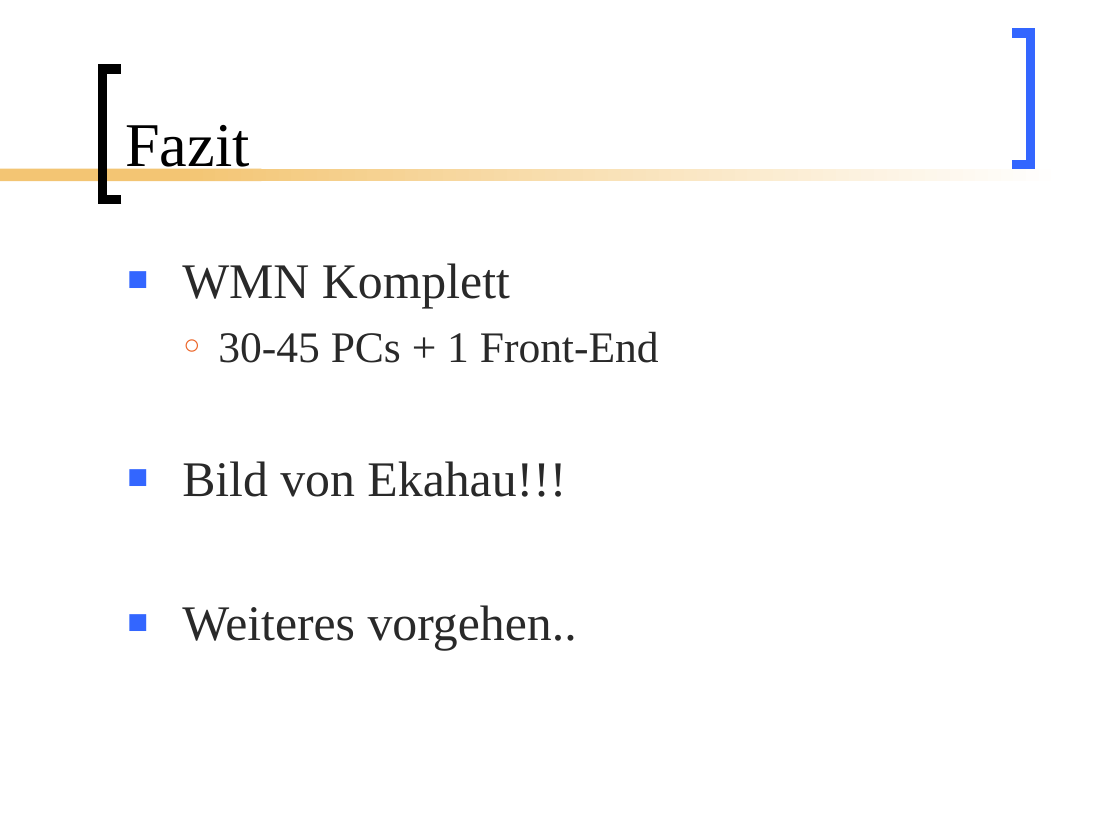
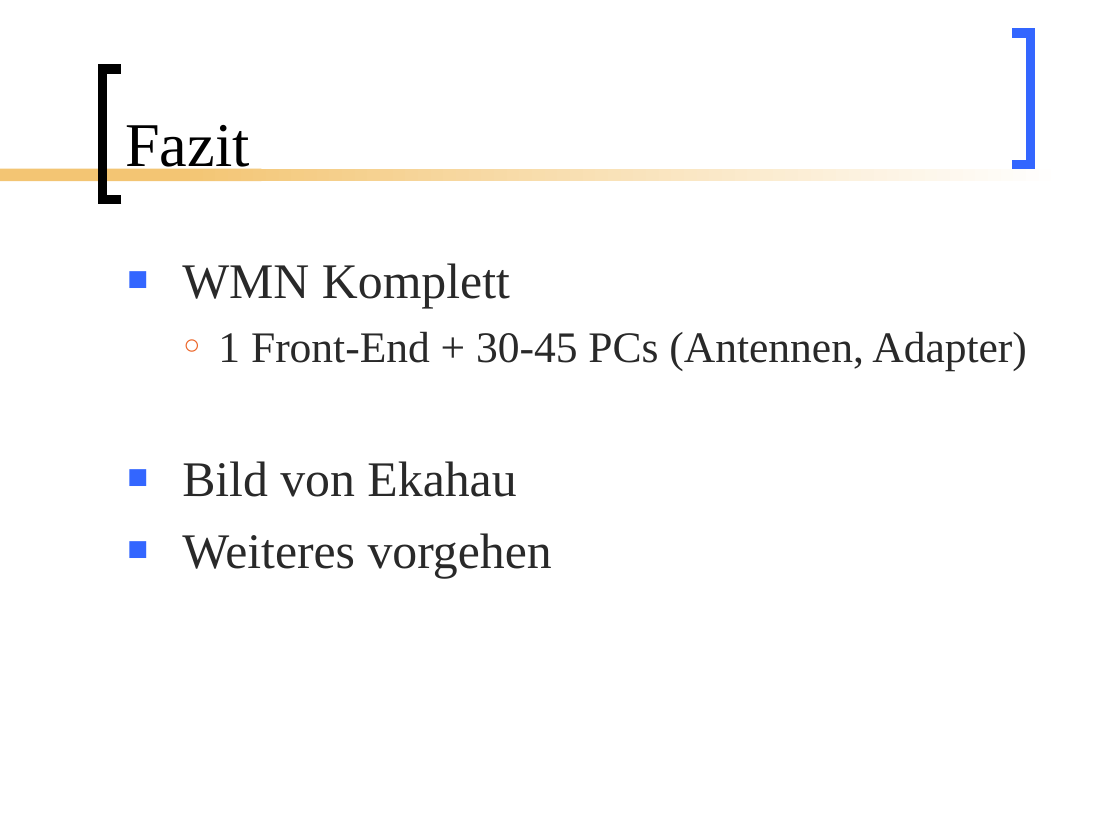
Before and after one commit to BackupTheBerlios/mesh2nexus-svn, a slide deck: slide 24 of documents/folien/Mesh_Vortrag.ppt. Drawn at 1120x840 pixels with LibreOffice and Linux fonts; fonts in the diff are those of the drawing. Boxes give left, top, right and bottom in pixels: in the first picture for what was removed or moved away, otherwise in the second. Text is boxed around its words. In the diff, an @@ line names an element or a change of style, - is before the commit and + after.

```diff
--- a/documents/folien/Mesh_Vortrag.ppt
+++ b/documents/folien/Mesh_Vortrag.ppt
@@ text at (x1=182, y1=331, x2=1027, y2=578): text changed; size 32 to 28 pt @@
-  ○ 30-45 PCs + 1 Front-End
-■ Bild von Ekahau!!!
-■ Weiteres vorgehen..
+  ○ 1 Front-End + 30-45 PCs (Antennen, Adapter)
+■ Bild von Ekahau
+■ Weiteres vorgehen
```
Also in this commit, not shown: 2 other slides changed, 1 slide added, 1 slide removed.
